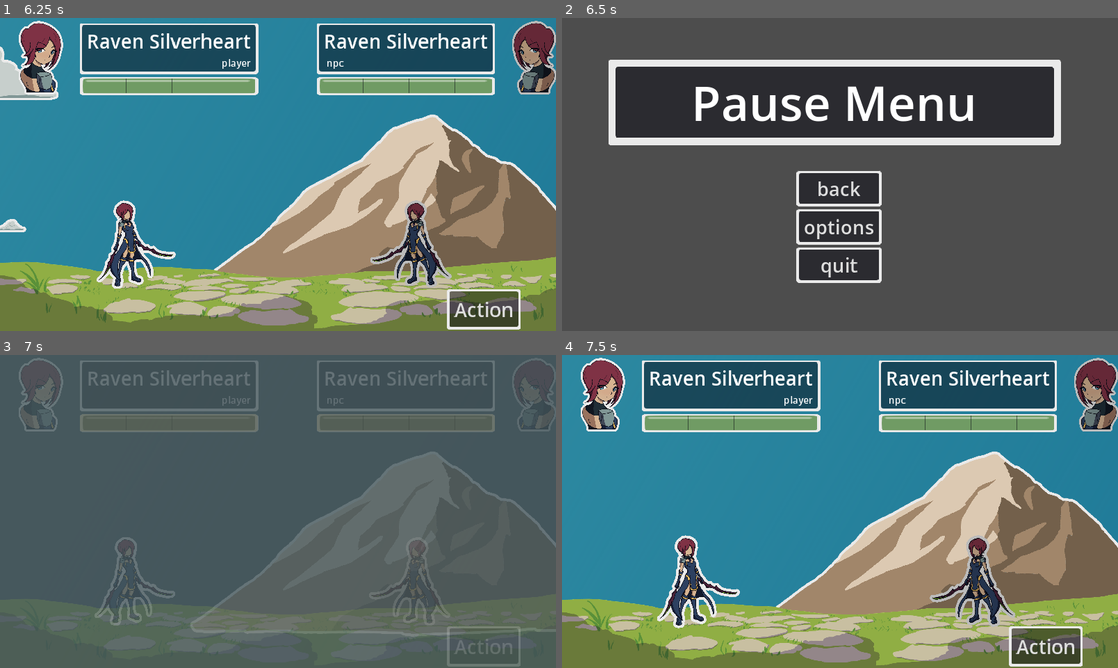
Above: before the commit, frames 1-4 (two rows, left to right).
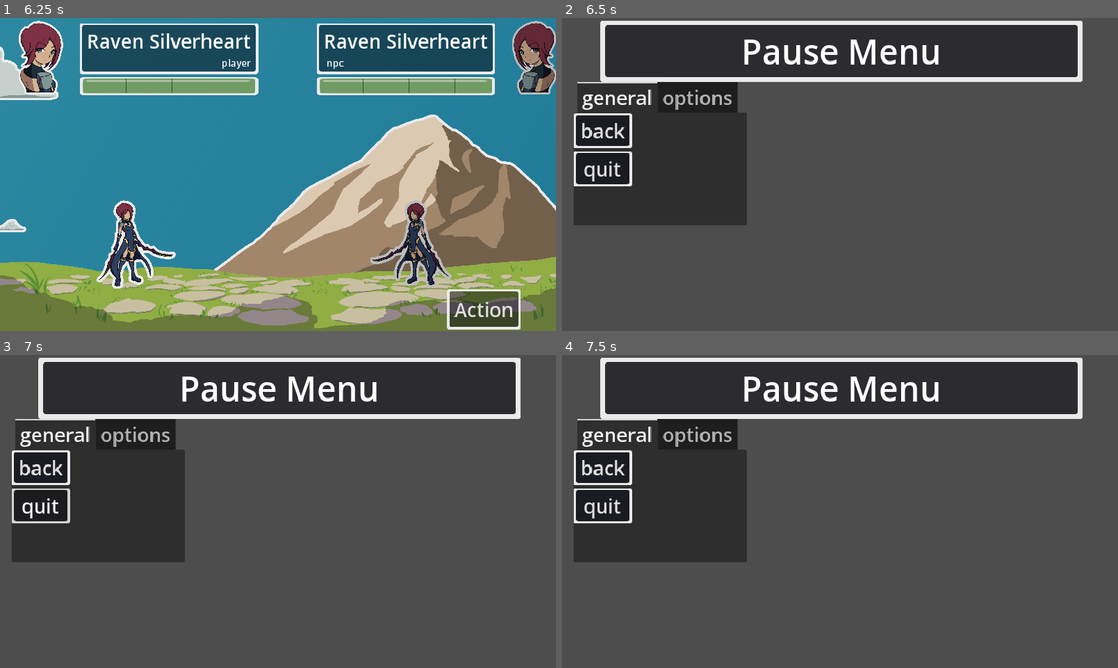
Above: after the commit, the same moments.

Repository: MajorZiploc/sticker_book_moments
Game: Godot game, scene res://scenes/title_scene.tscn
The game is run twice, just before and just after one commit, with the same random seed, the same clock (stepped at 60 frames per second) and the same inputs.
Inputs (mouse positions are in pixels of both pictures, inside the frame that each line leads up to):
- Up to frame 1 (6.25 s): click "Play" at 0.5 s; click "Raven Silverheart" at 1.25 s; click "Raven Silverheart" at 2 s; tap Enter at 2.75, 3.6, 5.85 s; move the mouse to (400, 158) at 2.77 s; hold D (right) 2.78-3.53 s; click (400, 158) at 2.85 s; move the mouse to (166, 190) at 3.52 s; hold S (down) 3.53-4.28 s; move the mouse to (333, 105) at 4.27 s; hold D (right) 4.28-5.03 s; tap F at 4.35 s; move the mouse to (250, 237) at 5.02 s; hold W (up) 5.03-5.78 s; click (250, 237) at 5.1 s; move the mouse to (444, 221) at 5.77 s; hold A (left) from 5.78 s (still down)
- Up to frame 2 (6.5 s): keep holding A (left); tap Escape (pause) at 6.4 s
- Up to frame 3 (7 s): release A (left) at 6.5 s; click "back" at 6.5 s
- Up to frame 4 (7.5 s): move the mouse to (673, 464) at 7.27 s; hold A (left) from 7.28 s (still down); tap F at 7.35 s

Frame 1 is identical in both runs. In frame 2, 41% of the frame differs, in the area x 2-94%, y 0-85%; in frame 3, 49%; in frame 4, 99%, in the area x 0-100%, y 0-100%.

Commit message:
init work of combining options scenes

Diff:
--- a/our_theme.tres
+++ b/our_theme.tres
@@ -187,6 +187,7 @@
 ProgressBar/font_sizes/font_size = 20
 ProgressBar/styles/background = SubResource("StyleBoxFlat_hhojr")
 TabBar/font_sizes/font_size = 40
+TabContainer/font_sizes/font_size = 40
 TextEdit/font_sizes/font_size = 30
 Tree/font_sizes/font_size = 40
 Tree/font_sizes/title_button_font_size = 44
--- a/scenes/options_menu.gd
+++ /dev/null
@@ -1,24 +0,0 @@
-extends Node2D
-
-@onready var qte_type_option_btn: OptionButton = $ui_root/ui/vbox/qte_type;
-
-func _ready():
-  var qte_type_option_popup = qte_type_option_btn.get_popup();
-  qte_type_option_popup.connect("id_pressed", on_qte_type_option_popup_pressed);
-  qte_type_option_btn.selected = AppState.data.get("options", {}).get("qte_mode", -1);
-
-func _on_back_button_up():
-  SceneSwitcher.change_scene("res://scenes/pause_menu.tscn", SceneSwitcher.get_params());
-
-func _on_fullscreen_toggle_button_up():
-  var window_mode = (
-    DisplayServer.WINDOW_MODE_FULLSCREEN if DisplayServer.window_get_mode() == DisplayServer.WINDOW_MODE_WINDOWED
-    else DisplayServer.WINDOW_MODE_WINDOWED
-  );
-  OptionsHelper.set_window_mode(window_mode);
-  AppState.insert_data("options", { "window_mode": window_mode });
-  AppState.save_session();
-
-func on_qte_type_option_popup_pressed(qte_mode):
-  AppState.insert_data("options", { "qte_mode": qte_mode });
-  AppState.save_session();
--- a/scenes/options_menu.tscn
+++ /dev/null
@@ -1,79 +0,0 @@
-[gd_scene load_steps=2 format=3 uid="uid://bhh1r0go76js0"]
-
-[ext_resource type="Script" path="res://scenes/options_menu.gd" id="1_mir21"]
-
-[node name="options_menu" type="Node2D"]
-script = ExtResource("1_mir21")
-
-[node name="ui_root" type="CanvasLayer" parent="."]
-
-[node name="ui" type="Control" parent="ui_root"]
-layout_mode = 3
-anchors_preset = 15
-anchor_right = 1.0
-anchor_bottom = 1.0
-grow_horizontal = 2
-grow_vertical = 2
-
-[node name="title_card" type="Control" parent="ui_root/ui"]
-layout_mode = 1
-anchors_preset = 8
-anchor_left = 0.5
-anchor_top = 0.5
-anchor_right = 0.5
-anchor_bottom = 0.5
-offset_left = -316.0
-offset_top = -238.0
-offset_right = -276.0
-offset_bottom = -198.0
-grow_horizontal = 2
-grow_vertical = 2
-
-[node name="panel" type="PanelContainer" parent="ui_root/ui/title_card"]
-layout_mode = 0
-offset_left = -164.0
-offset_right = 774.0
-offset_bottom = 167.0
-theme_type_variation = &"PanelLargeSticker"
-
-[node name="vbox" type="VBoxContainer" parent="ui_root/ui/title_card/panel"]
-layout_mode = 2
-
-[node name="title" type="Label" parent="ui_root/ui/title_card/panel/vbox"]
-layout_mode = 2
-theme_type_variation = &"HeaderXLarge"
-text = "Options"
-horizontal_alignment = 1
-
-[node name="vbox" type="VBoxContainer" parent="ui_root/ui"]
-layout_mode = 0
-offset_left = 486.0
-offset_top = 316.0
-offset_right = 598.0
-offset_bottom = 401.0
-
-[node name="back" type="Button" parent="ui_root/ui/vbox"]
-layout_mode = 2
-text = "back"
-
-[node name="fullscreen_toggle" type="Button" parent="ui_root/ui/vbox"]
-layout_mode = 2
-text = "fullscreen toggle"
-
-[node name="qte_type" type="OptionButton" parent="ui_root/ui/vbox"]
-layout_mode = 2
-item_count = 3
-selected = 0
-popup/item_0/text = "Touch"
-popup/item_0/id = 0
-popup/item_1/text = "Button"
-popup/item_1/id = 1
-popup/item_2/text = "Touch and Button"
-popup/item_2/id = 2
-
-[node name="cam" type="Camera2D" parent="."]
-position = Vector2(830, 361)
-zoom = Vector2(0.5, 0.5)
-
-[connection signal="button_up" from="ui_root/ui/vbox/back" to="." method="_on_back_button_up"]
-[connection signal="button_up" from="ui_root/ui/vbox/fullscreen_toggle" to="." method="_on_fullscreen_toggle_button_up"]
--- a/scenes/pause_menu.gd
+++ b/scenes/pause_menu.gd
@@ -1,12 +1,27 @@
 extends Node2D
+
+@onready var qte_type_option_btn: OptionButton = $ui_root/ui/tabs/options/vbox/qte_type;
+
+func _ready():
+  var qte_type_option_popup = qte_type_option_btn.get_popup();
+  qte_type_option_popup.connect("id_pressed", on_qte_type_option_popup_pressed);
+  qte_type_option_btn.selected = AppState.data.get("options", {}).get("qte_mode", -1);
+
+func _on_back_button_up():
+  SceneSwitcher.change_scene("res://scenes/pause_menu.tscn", SceneSwitcher.get_params());
+
+func _on_fullscreen_toggle_button_up():
+  var window_mode = (
+    DisplayServer.WINDOW_MODE_FULLSCREEN if DisplayServer.window_get_mode() == DisplayServer.WINDOW_MODE_WINDOWED
+    else DisplayServer.WINDOW_MODE_WINDOWED
+  );
+  OptionsHelper.set_window_mode(window_mode);
+  AppState.insert_data("options", { "window_mode": window_mode });
+  AppState.save_session();
+
+func on_qte_type_option_popup_pressed(qte_mode):
+  AppState.insert_data("options", { "qte_mode": qte_mode });
+  AppState.save_session();
 
 func _on_quit_button_up():
   get_tree().quit();
-
-func _on_back_button_up():
-  var scene_path = SceneSwitcher.get_param("return_scene");
-  SceneSwitcher.change_scene(scene_path, {});
-
-
-func _on_options_button_up():
-  SceneSwitcher.change_scene("res://scenes/options_menu.tscn", SceneSwitcher.get_params());
--- a/scenes/pause_menu.tscn
+++ b/scenes/pause_menu.tscn
@@ -16,58 +16,79 @@
 grow_vertical = 2
 
 [node name="title_card" type="Control" parent="ui_root/ui"]
-layout_mode = 1
-anchors_preset = 8
-anchor_left = 0.5
-anchor_top = 0.5
-anchor_right = 0.5
-anchor_bottom = 0.5
-offset_left = -316.0
-offset_top = -238.0
-offset_right = -276.0
-offset_bottom = -198.0
+layout_mode = 2
+anchors_preset = 0
+offset_left = 178.0
+offset_top = 83.0
+offset_right = 178.0
+offset_bottom = 174.0
 grow_horizontal = 2
 grow_vertical = 2
 
 [node name="panel" type="PanelContainer" parent="ui_root/ui/title_card"]
 layout_mode = 0
-offset_left = -164.0
-offset_right = 774.0
-offset_bottom = 167.0
-theme_type_variation = &"PanelLargeSticker"
+offset_left = -99.0
+offset_top = -78.0
+offset_right = 901.0
+offset_bottom = 48.0
+theme_type_variation = &"PanelMediumSticker"
 
-[node name="vbox" type="VBoxContainer" parent="ui_root/ui/title_card/panel"]
+[node name="title" type="Label" parent="ui_root/ui/title_card/panel"]
 layout_mode = 2
-
-[node name="title" type="Label" parent="ui_root/ui/title_card/panel/vbox"]
-layout_mode = 2
-theme_type_variation = &"HeaderXLarge"
+theme_type_variation = &"HeaderLarge"
 text = "Pause Menu"
 horizontal_alignment = 1
 
-[node name="vbox" type="VBoxContainer" parent="ui_root/ui"]
-layout_mode = 0
-offset_left = 486.0
-offset_top = 316.0
-offset_right = 598.0
-offset_bottom = 401.0
+[node name="tabs" type="TabContainer" parent="ui_root/ui"]
+layout_mode = 2
+offset_left = 24.0
+offset_top = 133.0
+offset_right = 383.0
+offset_bottom = 429.0
+grow_horizontal = 2
+clip_tabs = false
+all_tabs_in_front = true
 
-[node name="back" type="Button" parent="ui_root/ui/vbox"]
+[node name="general" type="BoxContainer" parent="ui_root/ui/tabs"]
+layout_mode = 2
+
+[node name="vbox" type="VBoxContainer" parent="ui_root/ui/tabs/general"]
+layout_mode = 2
+
+[node name="back" type="Button" parent="ui_root/ui/tabs/general/vbox"]
 layout_mode = 2
 text = "back"
 
-[node name="options" type="Button" parent="ui_root/ui/vbox"]
-layout_mode = 2
-text = "options"
-
-[node name="quit" type="Button" parent="ui_root/ui/vbox"]
+[node name="quit" type="Button" parent="ui_root/ui/tabs/general/vbox"]
 layout_mode = 2
 text = "quit"
+
+[node name="options" type="BoxContainer" parent="ui_root/ui/tabs"]
+visible = false
+layout_mode = 2
+
+[node name="vbox" type="VBoxContainer" parent="ui_root/ui/tabs/options"]
+layout_mode = 2
+
+[node name="fullscreen_toggle" type="Button" parent="ui_root/ui/tabs/options/vbox"]
+layout_mode = 2
+text = "fullscreen toggle"
+
+[node name="qte_type" type="OptionButton" parent="ui_root/ui/tabs/options/vbox"]
+layout_mode = 2
+item_count = 3
+selected = 0
+popup/item_0/text = "Touch"
+popup/item_0/id = 0
+popup/item_1/text = "Button"
+popup/item_1/id = 1
+popup/item_2/text = "Touch and Button"
+popup/item_2/id = 2
 
 [node name="cam" type="Camera2D" parent="."]
 position = Vector2(830, 361)
 zoom = Vector2(0.5, 0.5)
 
-[connection signal="button_up" from="ui_root/ui/vbox/back" to="." method="_on_back_button_up"]
-[connection signal="button_up" from="ui_root/ui/vbox/options" to="." method="_on_options_button_up"]
-[connection signal="button_up" from="ui_root/ui/vbox/quit" to="." method="_on_quit_button_up"]
+[connection signal="button_up" from="ui_root/ui/tabs/general/vbox/back" to="." method="_on_back_button_up"]
+[connection signal="button_up" from="ui_root/ui/tabs/general/vbox/quit" to="." method="_on_quit_button_up"]
+[connection signal="button_up" from="ui_root/ui/tabs/options/vbox/fullscreen_toggle" to="." method="_on_fullscreen_toggle_button_up"]
